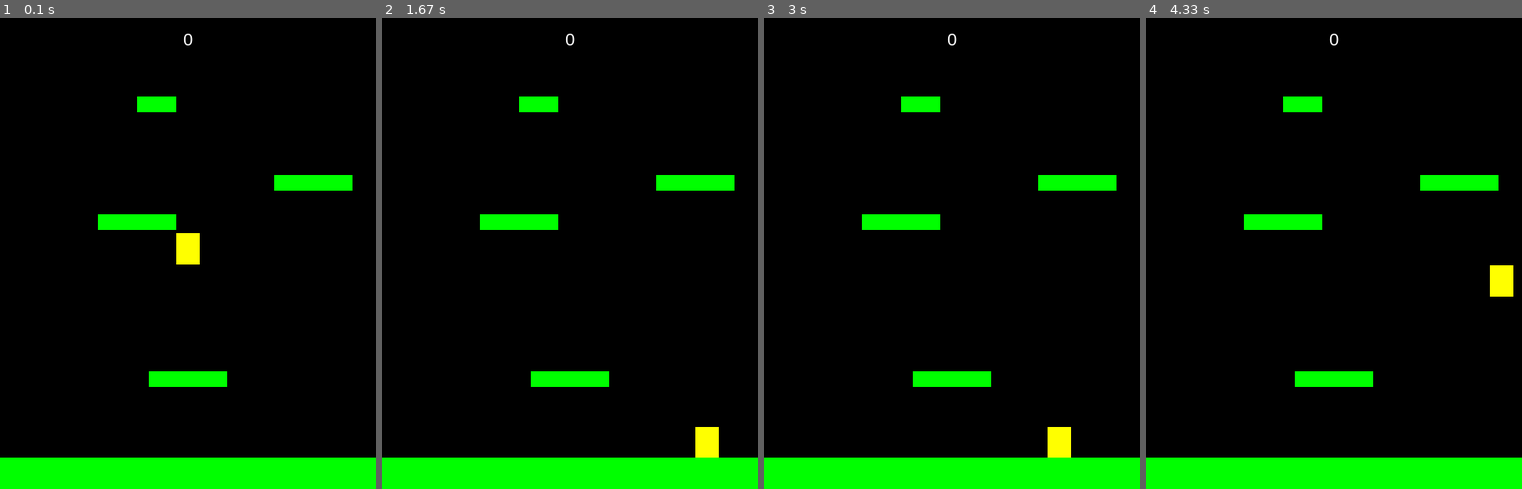
Above: before the commit, frames 1-4 (left to right).
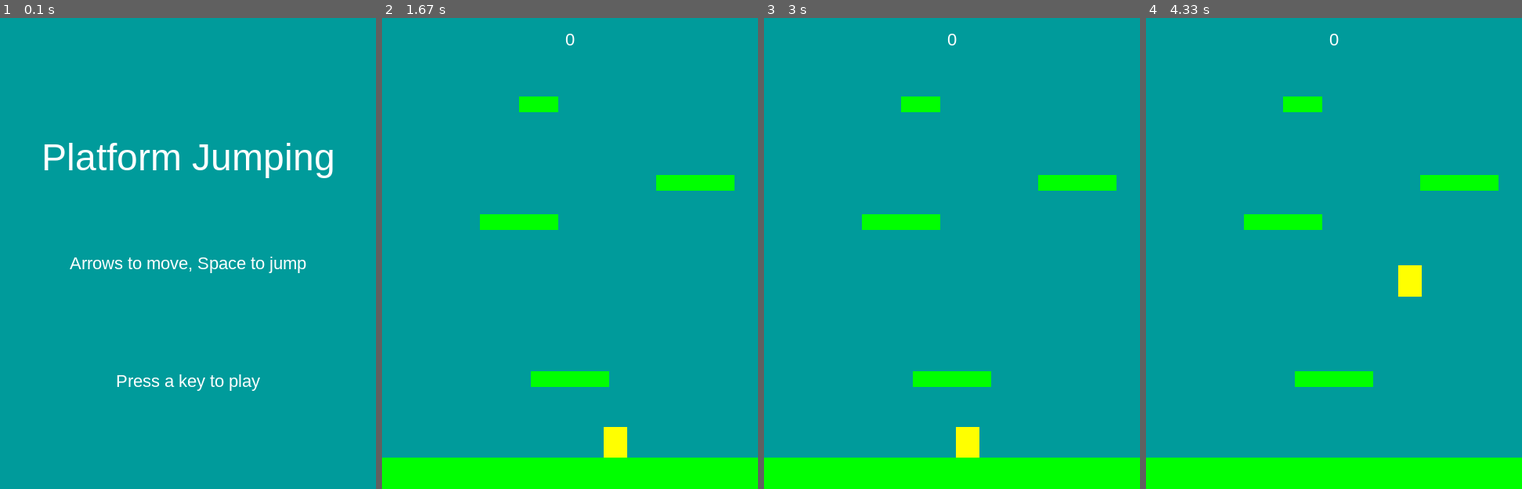
Above: after the commit, the same moments.

Repository: AnneDrottning/Pygame_PlatformJumping
Game: pygame game, started from main.py
The game is run twice, just before and just after one commit, with the same random seed, the same clock (stepped at 60 frames per second) and the same inputs.
Inputs:
- Up to frame 1 (0.1 s): no input
- Up to frame 2 (1.67 s): hold Right 0.33-0.8 s; hold Right 0.83-1.3 s; hold Left from 1.33 s (still down)
- Up to frame 3 (3 s): release Left at 1.87 s; hold Left 1.9-2.3 s; hold Right 2.33-2.97 s
- Up to frame 4 (4.33 s): hold Left 3-3.47 s; hold Right 3.5-3.97 s; hold Right from 4 s (still down); tap Space at 4.07 s

The runs differ from the first frame. In frame 1, 100% of the frame differs, in the area x 0-100%, y 0-100%; in frame 2, 91%; in frame 3, 91%; in frame 4, 91%.

Commit message:
Added start and game over screens

Diff:
--- a/constants.py
+++ b/constants.py
@@ -9,12 +9,14 @@
 FONT_NAME = 'arial'
 
 # Colours:
-WHITE  = (255, 255, 255)
-BLACK  = (  0,   0,   0)
-RED    = (255,   0,   0)
-GREEN  = (  0, 255,   0)
-BLUE   = (  0,   0, 255)
-YELLOW = (255, 255,   0)
+WHITE     = (255, 255, 255)
+BLACK     = (  0,   0,   0)
+RED       = (255,   0,   0)
+GREEN     = (  0, 255,   0)
+BLUE      = (  0,   0, 255)
+YELLOW    = (255, 255,   0)
+LIGHTBLUE = (  0, 155, 155)
+BGCOLOUR  = LIGHTBLUE
 
 # Player
 PLAYER_ACCELERATION =  0.5
--- a/main.py
+++ b/main.py
@@ -99,7 +99,7 @@
 
     def draw(self):
         # Drawing the game loop to the screen
-        self.screen.fill(BLACK)
+        self.screen.fill(BGCOLOUR)
         self.all_sprites.draw(self.screen)
         self.draw_text(str(self.score), 22, WHITE, WIDTH / 2, 15)
         # After drawing everything, we flip the display
@@ -107,11 +107,40 @@
 
     def show_start_screen(self):
         # Game start screen
-        pass
+        self.screen.fill(BGCOLOUR)
+        self.draw_text(TITLE, 48, WHITE, WIDTH / 2, HEIGHT / 4)
+        self.draw_text("Arrows to move, Space to jump", 22, WHITE,
+                        WIDTH / 2, HEIGHT / 2)
+        self.draw_text("Press a key to play", 22, WHITE, WIDTH/2,
+                        HEIGHT * 3 / 4)
+        pg.display.flip()
+        self.wait_for_key()
 
     def show_go_screen(self):
         # Game over / start over screen
-        pass
+        if not self.running:
+            return
+        self.screen.fill(BGCOLOUR)
+        self.draw_text("GAME OVER", 48, WHITE, WIDTH / 2, HEIGHT / 4)
+        self.draw_text("Score: " + str(self.score), 22, WHITE,
+                        WIDTH / 2, HEIGHT / 2)
+        self.draw_text("Press any key to play again", 22, WHITE,
+                        WIDTH / 2, HEIGHT * 3 / 4)
+        pg.display.flip()
+        self.wait_for_key()
+
+    def wait_for_key(self):
+        # Will pause the game, waiting for a key event.
+        waiting = True
+        while waiting:
+            self.clock.tick(FPS)
+            for event in pg.event.get():
+                if event.type == pg.QUIT:
+                    waiting      = False
+                    self.running = False
+                if event.type == pg.KEYUP:
+                    waiting = False
+
 
     def draw_text(self, text, size, color, x, y):
         # Function to draw the text we want
